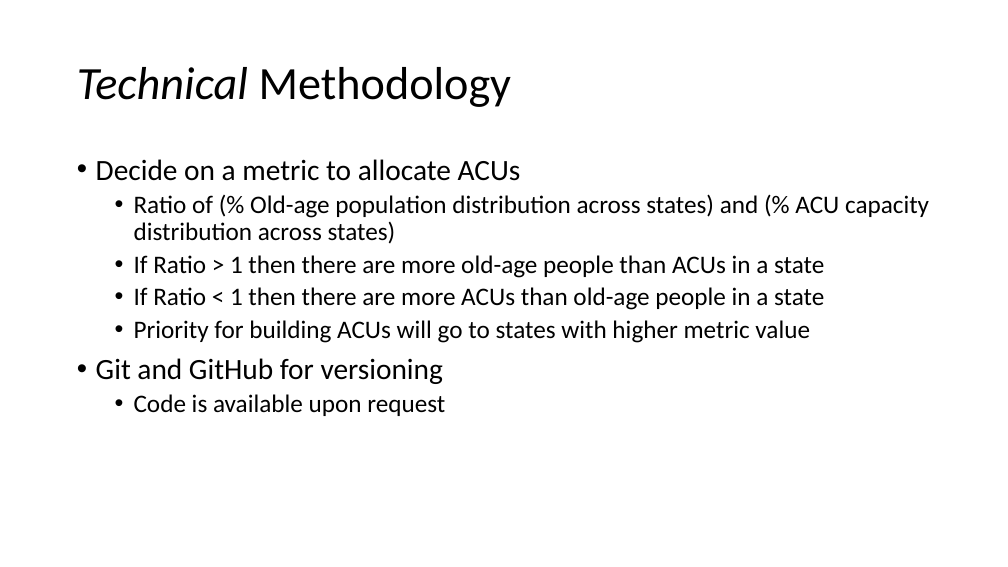
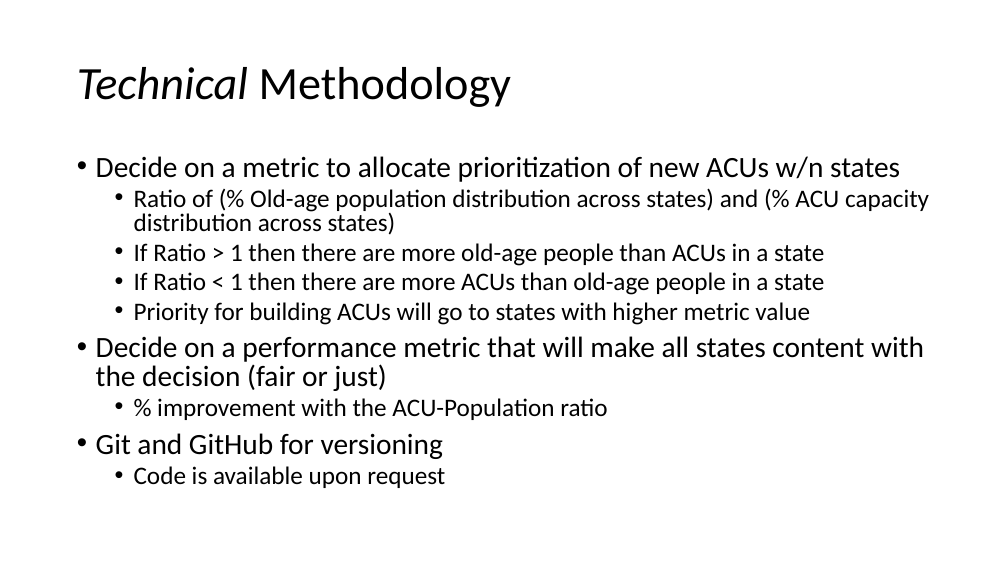
Before and after one commit to vdencarnacion/probset, a slide deck: slide 10 of final_presentation.pptx (slide 9 before the commit). Drawn at 1008x567 pixels with LibreOffice and Linux fonts; fonts in the diff are those of the drawing. Boxes give left, top, right and bottom in pixels: in the first picture for what was removed or moved away, otherwise in the second. Text is boxed around its words. In the diff, an @@ line names an element or a change of style, - is before the commit and + after.

```diff
--- a/final_presentation.pptx
+++ b/final_presentation.pptx
@@ text at (x1=96, y1=156, x2=900, y2=182): text changed @@
-• Decide on a metric to allocate ACUs
+• Decide on a metric to allocate prioritization of new ACUs w/n states
@@ text at (x1=96, y1=188, x2=929, y2=488): line spacing 0.9 to 0.8 @@
@@ text at (x1=96, y1=336, x2=924, y2=420): paragraphs added @@
+• Decide on a performance metric that will make all states content with the decision (fair or just)
+  • % improvement with the ACU-Population ratio
```
Also in this commit, not shown: 4 other slides changed, 5 slides added, 1 other file.
